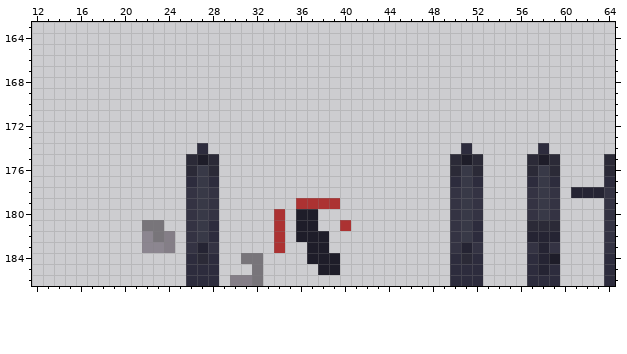
Pixel-art file: ego/Assets/Asprite Files/weaponTesting.aseprite. Above, as it was before the edit.
240x256 pixels, 1 frame. Colours within 5 levels of each other are drawn and written as one. Shown: x 12..64, y 163..186.
And afterwards:
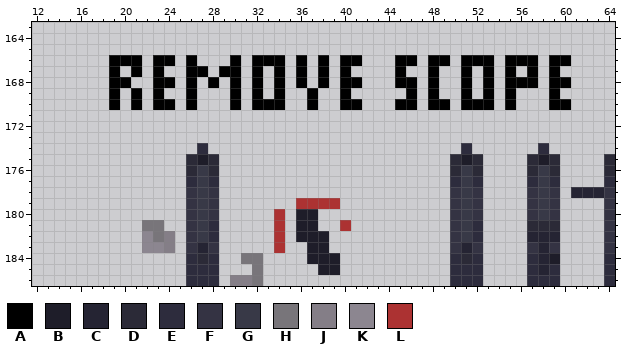
Palette (. is transparent): A #000000  B #1e1d29  C #252433  D #2b2a37  E #2d2c3d  F #343343  G #383947  H #78757a  J #847e87  K #8c8690  L #ac3232
What changed:
@@ x 12..64 @@
 165 .....................................................
-166 .....................................................
-167 .....................................................
-168 .....................................................
-169 .....................................................
-170 .....................................................
+166 .......AAA.AA.A...A.AAA.A.A.AA...AA.AA.AAA.AAA.AA....
+167 .......A.A.A..AA.AA.A.A.A.A.A....A..A..A.A.A.A.A.....
+168 .......AA..AA.A.A.A.A.A.A.A.AA...AA.A..A.A.AAA.AA....
+169 .......A.A.A..A...A.A.A..A..A.....A.A..A.A.A...A.....
+170 .......A.A.AA.A...A.AAA..A..AA...AA.AA.AAA.A...AA....
 171 .....................................................
Changed places in both pictures, as pixel boxes (x1, y1, x2, y2):
added: (109, 55, 362, 110)
added: (395, 55, 571, 110)
